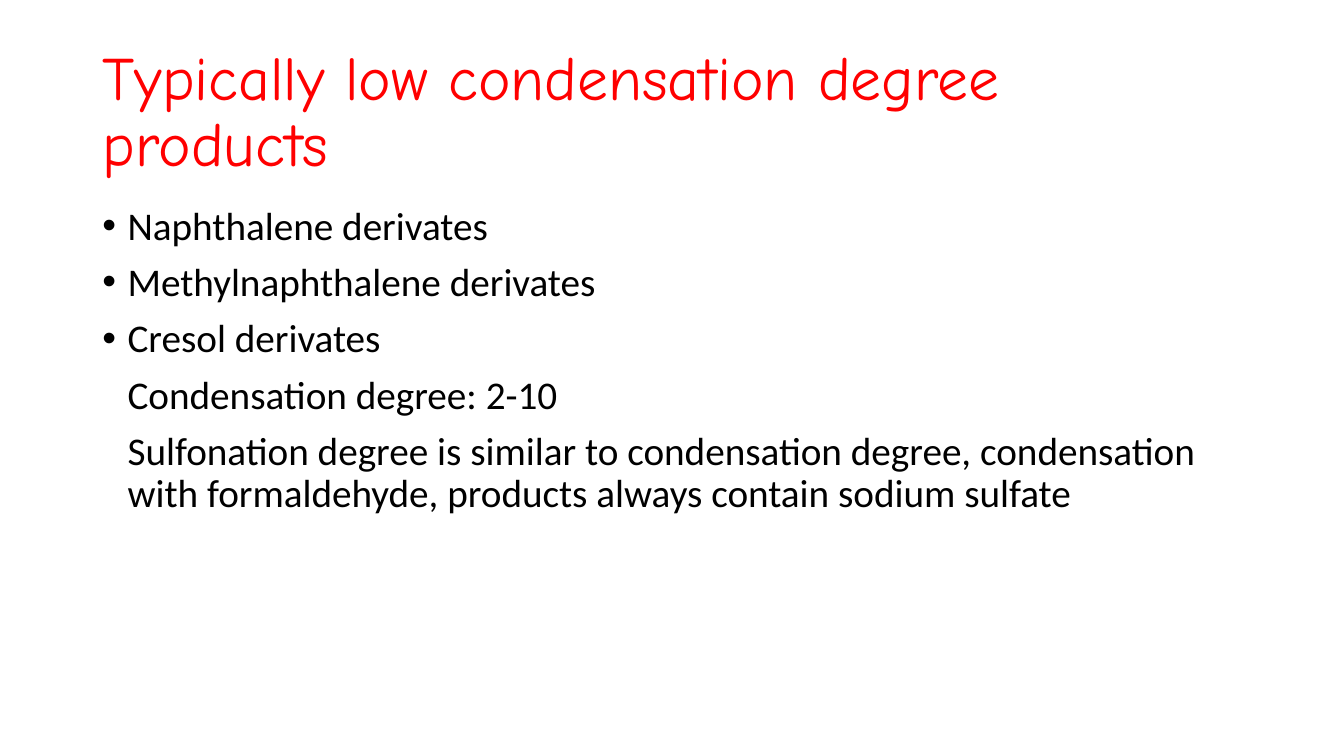
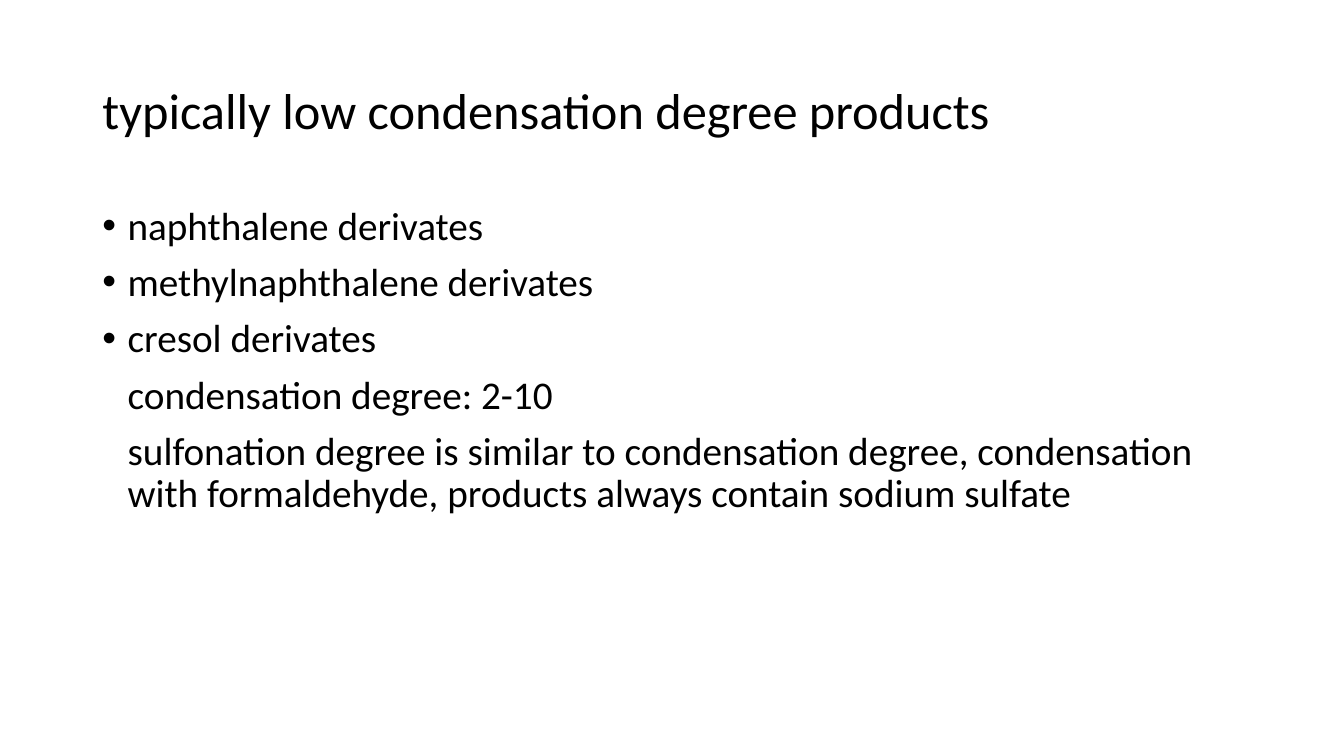
Before and after one commit to LilianaBohus/chemistry-presenations, a slide deck: slide 66 of formulations-and-surfactants.pptx. Drawn at 1344x756 pixels with LibreOffice and Linux fonts; fonts in the diff are those of the drawing. Boxes give left, top, right and bottom in pixels: in the first picture for what was removed or moved away, otherwise in the second. Text is boxed around its words. In the diff, an @@ line names an element or a change of style, - is before the commit and + after.

```diff
--- a/formulations-and-surfactants.pptx
+++ b/formulations-and-surfactants.pptx
@@ title at <box>102,94,989,138</box>: text changed; size 44 to 36 pt; font Comic Neue to Calibri; text colour #FF0000 to #000000 @@
-Typically low condensation degree products
+typically low condensation degree products
@@ text at <box>128,212,1192,514</box>: text changed @@
-• Naphthalene derivates
-• Methylnaphthalene derivates
-• Cresol derivates
-Condensation degree: 2-10
-Sulfonation degree is similar to condensation degree, condensation with formaldehyde, products always contain sodium sulfate
+• naphthalene derivates
+• methylnaphthalene derivates
+• cresol derivates
+condensation degree: 2-10
+sulfonation degree is similar to condensation degree, condensation with formaldehyde, products always contain sodium sulfate
```
Also in this commit, not shown: 17 other slides changed.
